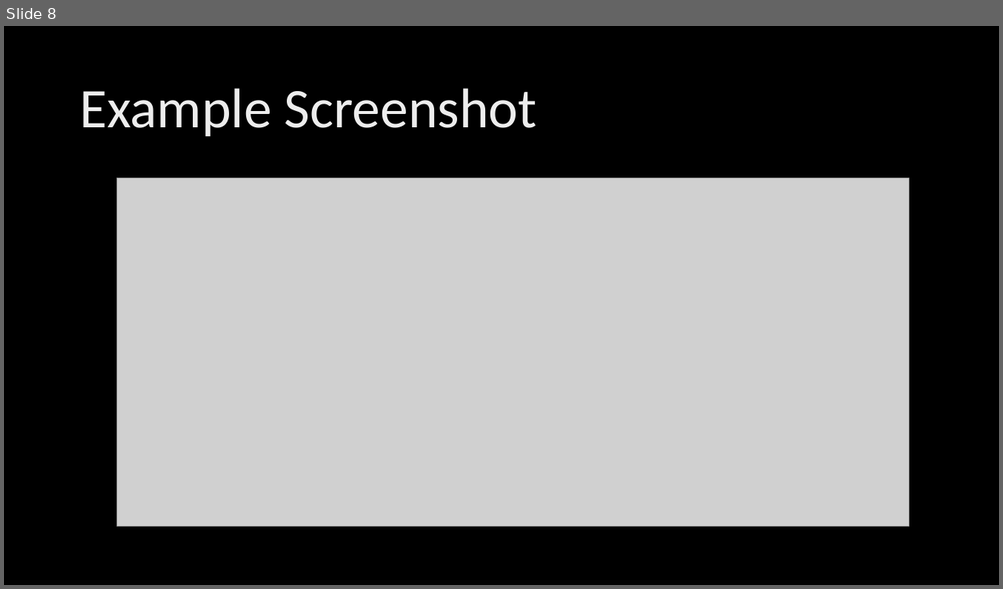
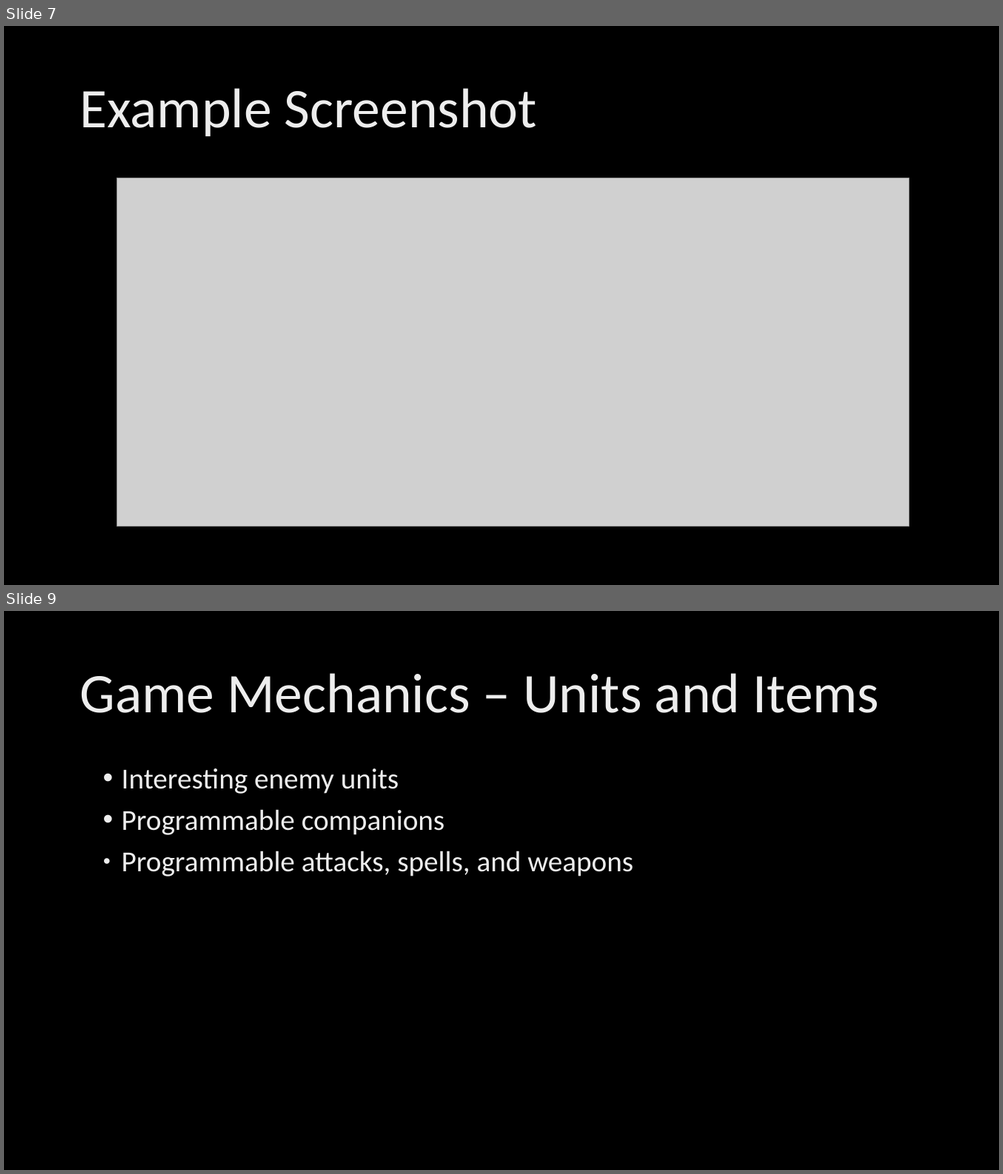
Before and after one commit to HackSlash581/LAMDAQuest, a slide deck: docs/LAMDAQuest.pptx. Shown one above the other, each under a label of ours: slide 8 before the commit, slides 7 and 9 after it; the slides between them are not shown. The pictures are 1003x589 and 1003x1174 pixels, drawn with LibreOffice and Linux fonts; fonts in the diff are those of the drawing; grey boxes stand for pictures; background and template pictures are left out. Boxes give left, top, right and bottom in pixels: in the first picture for what was removed or moved away, otherwise in the second. Text is boxed around its words. In the diff, an @@ line names an element or a change of style, - is before the commit and + after.

```diff
--- a/docs/LAMDAQuest.pptx
+++ b/docs/LAMDAQuest.pptx
@@ slide 9 added at <box>4,611,999,1170</box>, background picture (left out) @@
@@ title added at <box>79,673,879,713</box>, 54 pt, text gradient #BFBFBF to #EDEDED to #FFFFFF @@
+Game Mechanics – Units and Items
@@ text added at <box>122,769,633,877</box>, 28 pt, text gradient #BFBFBF to #EDEDED to #FFFFFF @@
+• Interesting enemy units
+• Programmable companions
+● Programmable attacks, spells, and weapons
@@ what was slide 8 is now slide 7 @@
```
Also in this commit, not shown: 5 slides changed, 2 other slides added.
